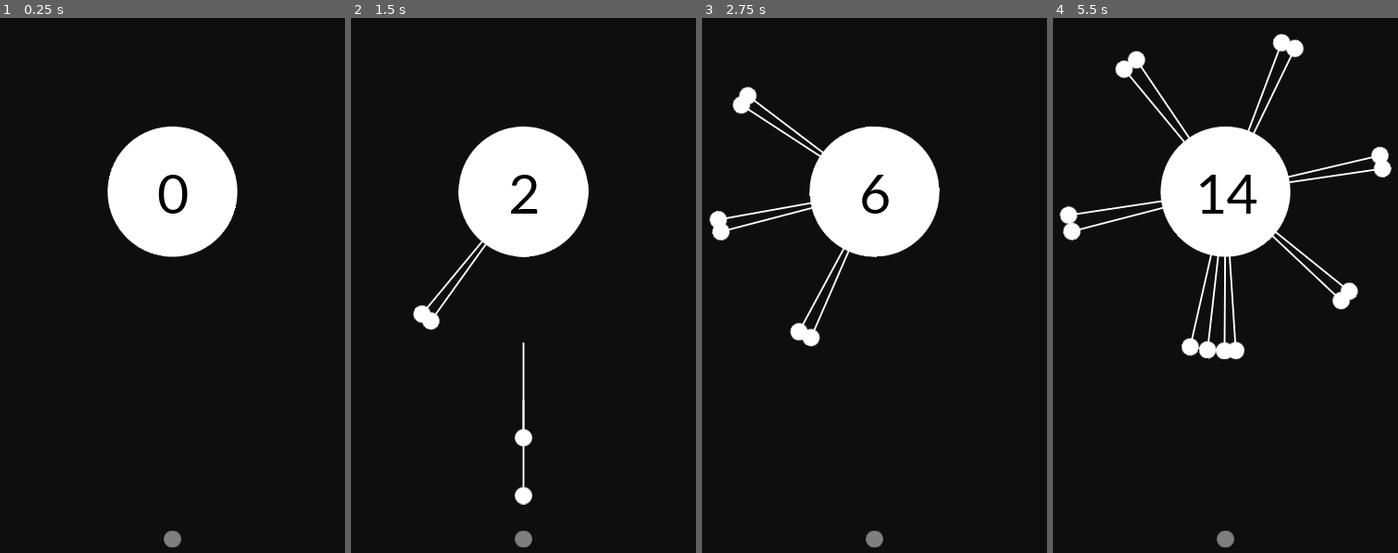
Above: before the commit, frames 1-4 (left to right).
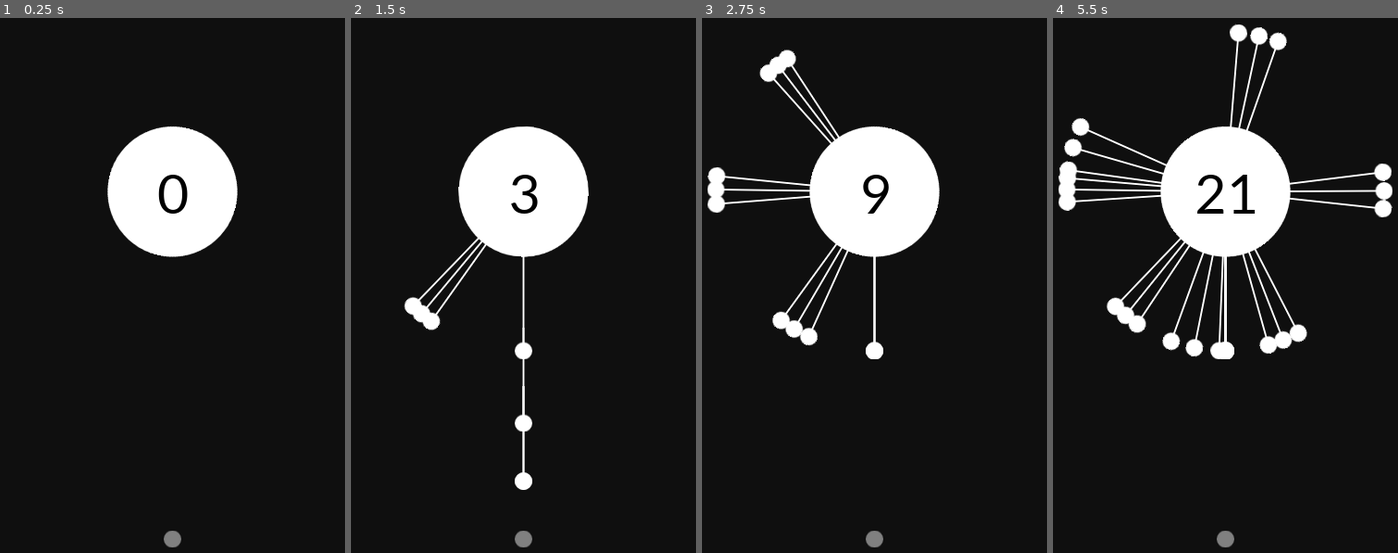
Above: after the commit, the same moments.

Repository: Ajver/aa
Game: Godot game, scene res://Views/Game.tscn
Two runs of this game, one before a commit and one after it. Both use one fixed random seed, a clock stepped at 60 frames per second and the inputs below. This scene is started directly instead of the project's main scene.
Inputs (mouse positions are in pixels of both pictures, inside the frame that each line leads up to):
- Up to frame 1 (0.25 s): no input
- Up to frame 2 (1.5 s): move the mouse to (613, 280) at 0.52 s; tap Space (shot) at 0.6, 1.35 s; click (613, 280) at 0.67 s; move the mouse to (440, 355) at 1.27 s; click (440, 355) at 1.42 s
- Up to frame 3 (2.75 s): move the mouse to (915, 157) at 2.02 s; tap Space (shot) at 2.1 s; click (915, 157) at 2.17 s
- Up to frame 4 (5.5 s): move the mouse to (1204, 467) at 2.77 s; tap Space (shot) every 0.75 s from 2.85 to 5.1 s; click (1204, 467) at 2.92 s; move the mouse to (1349, 429) at 3.52 s; click (1349, 429) at 3.67 s; move the mouse to (1101, 210) at 4.27 s; click (1101, 210) at 4.42 s; move the mouse to (1246, 317) at 5.02 s; click (1246, 317) at 5.17 s

The runs differ from the first frame. In frame 2, 1.5% of the frame differs, in the area x 15-69%, y 20-91%; in frame 3, 3.8%; in frame 4, 8.2%, in the area x 1-99%, y 1-64%.
Error in both runs: Invalid call. Nonexistent function 'game_over' in base 'Node2D'. (res://Pin/Pin.gd:20)

Commit message:
Make game runnable on mobile

Diff:
--- a/Circle/Circle.gd
+++ b/Circle/Circle.gd
@@ -10,7 +10,6 @@
 var score : int = 0 setget set_score
 
 onready var score_label = $Score
-onready var pins_container = $PinsContainer
 
 func _ready() -> void:
 	set_score(0)
@@ -41,7 +40,7 @@
 func reparent_next_pin() -> void:
 	var pin_global_transform = next_pin.global_transform
 	next_pin.get_parent().remove_child(next_pin)
-	pins_container.add_child(next_pin)
+	add_child(next_pin)
 	next_pin.global_transform = pin_global_transform
 
 func set_score(value:int) -> void:
--- a/Circle/Circle.tscn
+++ b/Circle/Circle.tscn
@@ -30,6 +30,4 @@
 text = "12"
 align = 1
 valign = 1
-
-[node name="PinsContainer" type="Node2D" parent="."]
 [connection signal="area_entered" from="." to="." method="_on_Circle_area_entered"]
--- a/Views/PinSpawner.gd
+++ b/Views/PinSpawner.gd
@@ -2,8 +2,8 @@
 
 var Pin = load("res://Pin/Pin.tscn")
 
-func _process(delta):
-	if Input.is_action_just_pressed("shot"):
+func _input(event):
+	if Input.is_action_just_pressed("shot") or event is InputEventScreenTouch:
 		spawn_pin()
 
 func spawn_pin():
--- a/project.godot
+++ b/project.godot
@@ -56,5 +56,7 @@
 
 [rendering]
 
+quality/driver/driver_name="GLES2"
+vram_compression/import_etc=true
 environment/default_clear_color=Color( 0.254902, 0.254902, 0.254902, 1 )
 environment/default_environment="res://default_env.tres"
Not shown, changed: export_presets.cfg
Not shown, removed: Export/aa.html
Not shown, removed: Export/aa.js
Not shown, removed: Export/aa.pck
Not shown, removed: Export/aa.png
Not shown, changed: Export/aa.wasm
Not shown, added: Export/index.html
Not shown, added: Export/index.js
Not shown, added: Export/index.pck
Not shown, added: Export/index.png
Not shown, added: Export/index.wasm
